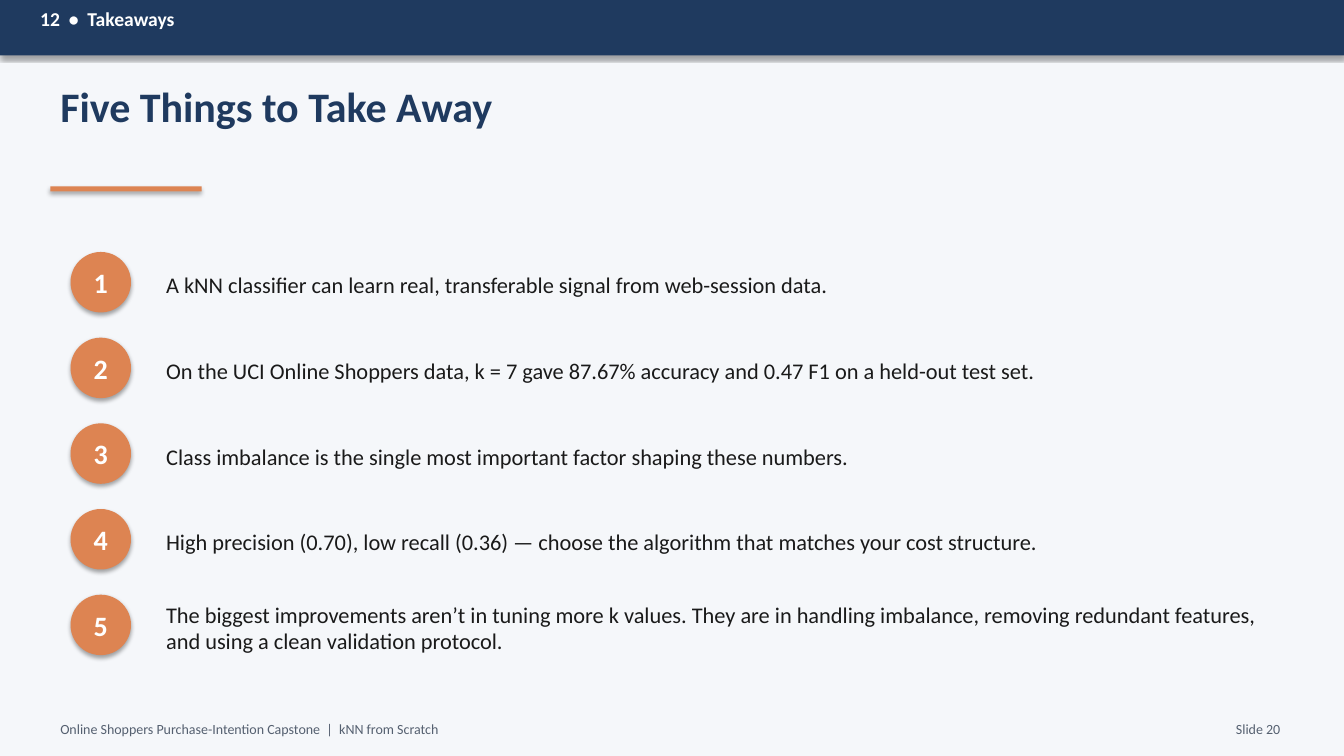
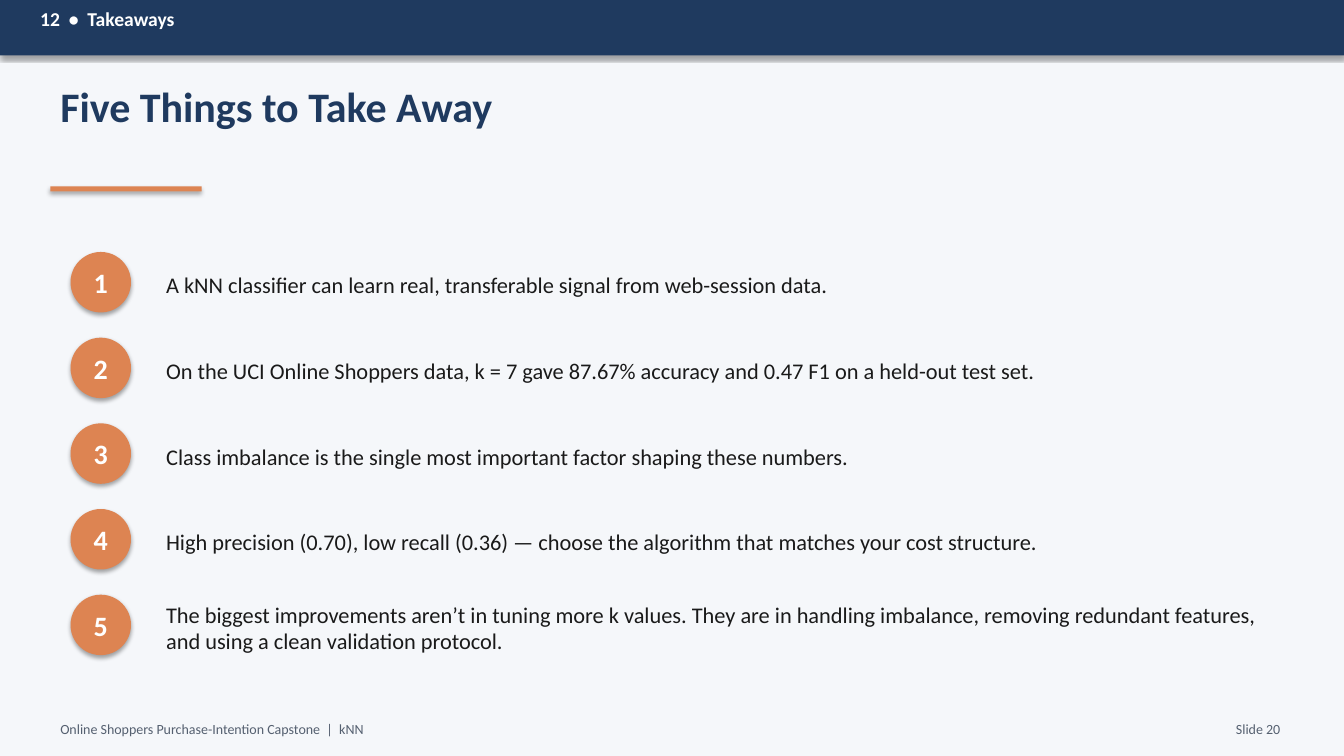
Before and after one commit to RodneeGlenMartin/Capstone-KNN-OnlineShoppers, a slide deck: slide 20 of Capstone_Presentation.pptx. Drawn at 1344x756 pixels with LibreOffice and Linux fonts; fonts in the diff are those of the drawing. Boxes give left, top, right and bottom in pixels: in the first picture for what was removed or moved away, otherwise in the second. Text is boxed around its words. In the diff, an @@ line names an element or a change of style, - is before the commit and + after.

Commit message:
Update capstone documents and small print fix
Replace/update presentation and report files (Capstone_Presentation.pptx, Capstone_Report.docx, Findings.docx) and add a PDF export (Capstone_Report.pdf). Also adjust preprocessing.py log message to remove the explicit “(Step 4)” marker for a more generic completion message.

```diff
--- a/Capstone_Presentation.pptx
+++ b/Capstone_Presentation.pptx
@@ text at (x1=60, y1=724, x2=363, y2=737): text changed @@
-Online Shoppers Purchase-Intention Capstone | kNN from Scratch
+Online Shoppers Purchase-Intention Capstone | kNN
```
Also in this commit, not shown: 20 other slides changed, 4 other files.
